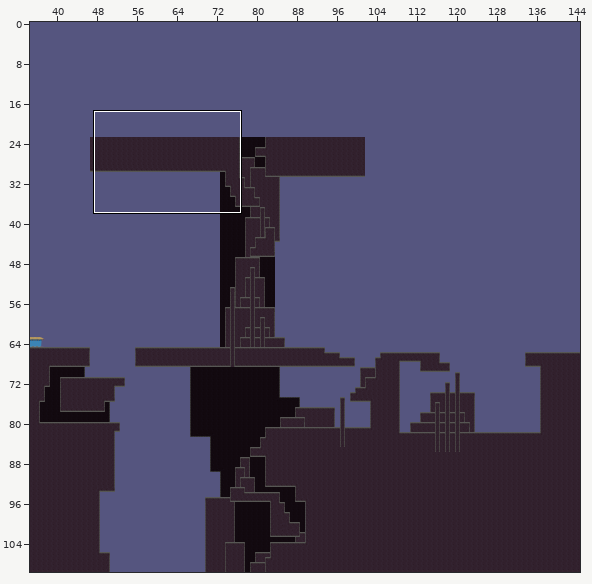
Tiled map, stored at Source/Assets/Levels/CampoDelCielo_FocoDengue.tmx. Above, an overview of the earlier version with the close-up marked.
Close-up. First the earlier version:
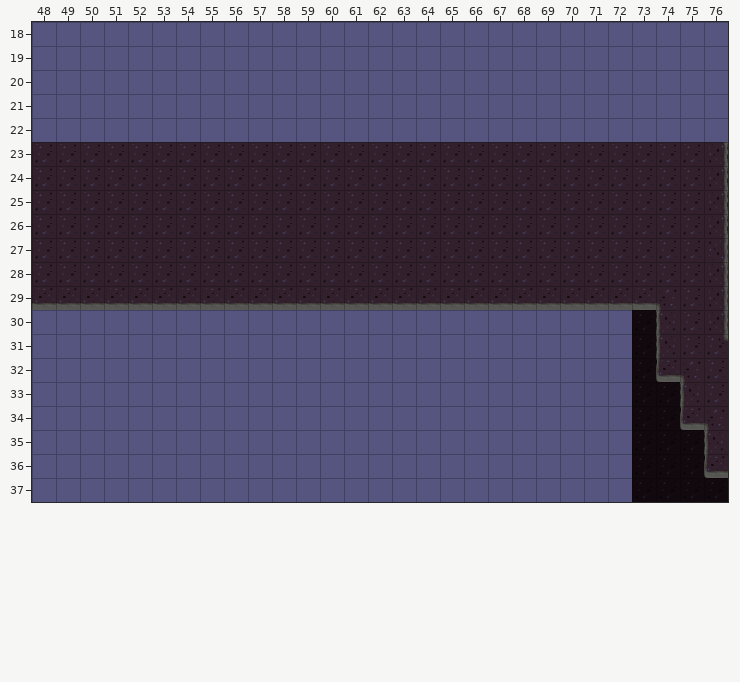
Cells are 64x64 px. Shown: x 48..76, y 18..37. The commit also changed other parts of the map, which this record leaves out. Tiles whose own drawing changed are shown in their newer look in all pictures.
After:
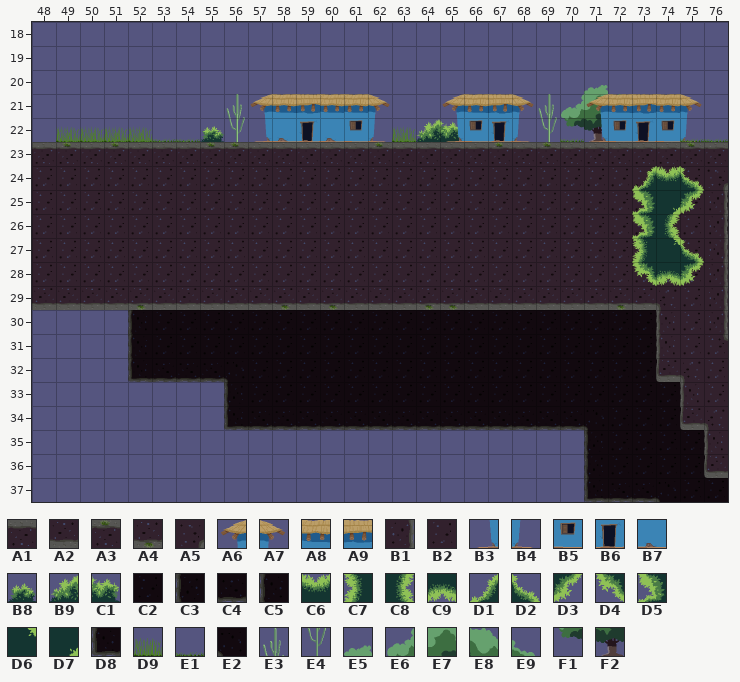
Key: from "CampoDelCielo_ts": A1 0, A2 0 turned 180, A3 1, A4 1 turned 180, A5 3 flipped up-down, A6 4, A7 4 flipped left-right, A8 5, A9 6, B1 10 flipped up-down, B2 11, B3 12, B4 12 flipped left-right, B5 13, B6 14, B7 15, B8 16, B9 17, C1 18, C2 20, C3 21 flipped left-right, C4 21 flipped on the diagonal, C5 21 turned 180, C6 22 flipped left-right, C7 22 flipped on the diagonal, C8 22 flipped on the other diagonal, C9 22 flipped up-down, D1 23 flipped left-right, D2 23 flipped on the other diagonal, D3 24 flipped on the other diagonal, D4 24 flipped up-down, D5 25 flipped on the diagonal, D6 45 flipped left-right, D7 45 flipped on the other diagonal, D8 47 turned 180, D9 51, E1 52, E2 55 turned 270; from "arboles_CampoDelCielo": E3 35 flipped left-right, E4 43 flipped left-right, E5 45, E6 52, E7 53, E8 54, E9 55, F1 60, F2 61.
__ is an empty cell, ## one hidden under a higher layer, .. an unchanged one.
Tiles of an added or newly shown layer are drawn over the layers below it.
Difference:
--- layer "arboles"
@@ x 70..73 @@
-20 .. __ .. ..
-21 __ __ __ __
-22 __ __ .. ..
+20 .. E5 .. ..
+21 E6 E7 E8 E9
+22 F1 F2 .. ..
--- layer "cactus"
@@ x 56..69 @@
-21 __ .. .. .. .. .. .. .. .. .. .. .. .. __
-22 __ .. .. .. .. .. .. .. .. .. .. .. .. __
+21 E3 .. .. .. .. .. .. .. .. .. .. .. .. E3
+22 E4 .. .. .. .. .. .. .. .. .. .. .. .. E4
--- layer "arbustos"
@@ x 55..65 @@
-22 __ .. .. .. .. .. .. .. .. __ __
+22 B8 .. .. .. .. .. .. .. .. B9 C1
--- layer "casas"
@@ x 57..75 @@
-21 __ __ __ __ __ __ .. .. __ __ __ __ .. .. __ __ __ __ __
-22 __ __ __ __ __ __ .. .. __ __ __ __ .. .. __ __ __ __ __
+21 A6 A8 A9 A8 A8 A7 .. .. A6 A8 A9 A7 .. .. A6 A8 A9 A8 A7
+22 B3 B7 B6 B7 B5 B4 .. .. B3 B5 B6 B4 .. .. B3 B5 B6 B5 B4
--- layer "behindwall"
@@ x 76..76 @@
-23 C2
-24 C2
+23 __
+24 ##
@@ x 52..74 @@
-30 __ __ __ __ __ __ __ __ __ __ __ __ __ __ __ __ __ __ __ __ __ .. ..
-31 __ __ __ __ __ __ __ __ __ __ __ __ __ __ __ __ __ __ __ __ __ .. ..
-32 __ __ __ __ __ __ __ __ __ __ __ __ __ __ __ __ __ __ __ __ __ .. ..
-33 .. .. .. .. __ __ __ __ __ __ __ __ __ __ __ __ __ __ __ __ __ .. ..
-34 .. .. .. .. __ __ __ __ __ __ __ __ __ __ __ __ __ __ __ __ __ .. ..
-35 .. .. .. .. .. .. .. .. .. .. .. .. .. .. .. .. .. .. .. __ __ .. ..
-36 .. .. .. .. .. .. .. .. .. .. .. .. .. .. .. .. .. .. .. __ __ .. ..
-37 .. .. .. .. .. .. .. .. .. .. .. .. .. .. .. .. .. .. .. __ __ C2 C2
+30 C5 C2 C2 C2 C2 C2 C2 C2 C2 C2 C2 C2 C2 C2 C2 C2 C2 C2 C2 C2 C2 .. ..
+31 C5 C2 C2 C2 C2 C2 C2 C2 C2 C2 C2 C2 C2 C2 C2 C2 C2 C2 C2 C2 C2 .. ..
+32 D8 C4 C4 C4 E2 C2 C2 C2 C2 C2 C2 C2 C2 C2 C2 C2 C2 C2 C2 C2 C2 .. ..
+33 .. .. .. .. C3 C2 C2 C2 C2 C2 C2 C2 C2 C2 C2 C2 C2 C2 C2 C2 C2 .. ..
+34 .. .. .. .. D8 C4 C4 C4 C4 C4 C4 C4 C4 C4 C4 C4 C4 C4 C4 E2 C2 .. ..
+35 .. .. .. .. .. .. .. .. .. .. .. .. .. .. .. .. .. .. .. C3 C2 .. ..
+36 .. .. .. .. .. .. .. .. .. .. .. .. .. .. .. .. .. .. .. C3 C2 .. ..
+37 .. .. .. .. .. .. .. .. .. .. .. .. .. .. .. .. .. .. .. D8 C4 C4 E2
--- layer "plataforma1"
@@ x 48..76 @@
-23 B2 B2 B2 B2 B2 B2 B2 B2 B2 B2 B2 B2 B2 B2 B2 B2 B2 B2 B2 B2 B2 B2 B2 B2 B2 B2 B2 B2 B1
-24 .. .. .. .. .. .. .. .. .. .. .. .. .. .. .. .. .. .. .. .. .. .. .. .. .. .. .. .. B1
+23 A1 A3 A1 A3 A1 A1 A1 A3 A3 A1 A1 A1 A1 A1 A3 A1 A1 A1 A1 A3 A1 A3 A1 A1 A1 A1 A1 A3 A1
+24 .. .. .. .. .. .. .. .. .. .. .. .. .. .. .. .. .. .. .. .. .. .. .. .. .. .. .. .. A5
@@ x 52..72 @@
-29 A2 .. .. .. .. .. A2 .. A2 .. .. .. A2 A2 .. .. .. .. .. .. A2
+29 A4 .. .. .. .. .. A4 .. A4 .. .. .. A4 A4 .. .. .. .. .. .. A4
--- layer "vegeta ad" (added)
@@ x 49..76 @@
-22 __ __ __ __ __ __ .. .. .. .. .. .. .. .. __ .. .. .. .. .. .. __ .. .. .. .. __ __
+22 D9 D9 D9 D9 E1 E1 .. .. .. .. .. .. .. .. D9 .. .. .. .. .. .. E1 .. .. .. .. E1 E1
@@ x 73..75 @@
-24 __ __ __
-25 __ __ __
-26 __ __ ..
-27 __ __ __
-28 __ __ __
+24 D1 C6 D2
+25 D5 D7 D3
+26 D5 C8 ..
+27 C7 D6 D2
+28 D4 C9 D3
Where, in picture pixels (left, top, right, bottom), the same in both close-ups:
changed: (32, 85, 728, 502)
